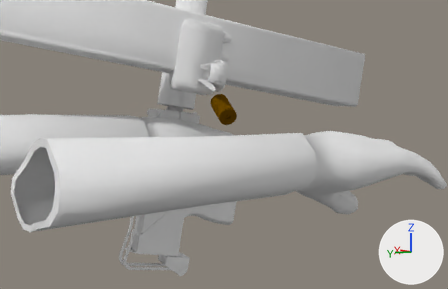
An edit to the Blender file Joshua-Boo-Boos DMD Combat Mod/Mac-10 Backup.blend, drawn before and after from the same camera.
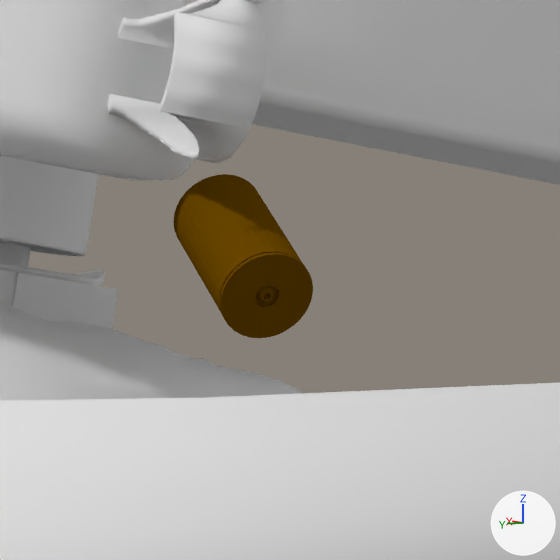
Old and new are each drawn from a 50 mm camera at (-6.87, 4.53, -0.04) aimed at (4.79, -3.18, -1.32) and again close up on the part from 40% to 63% of the width and 21% to 58% of the height. The lights are fixed; the arrows at lower right show +X, +Y and +Z.

Objects in the first close-up: 'Bolt', 'Bullet', 'Charging Handle', 'Hands.001', 'Mac-10', 'Magazine'.
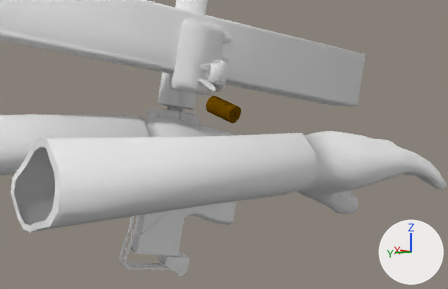
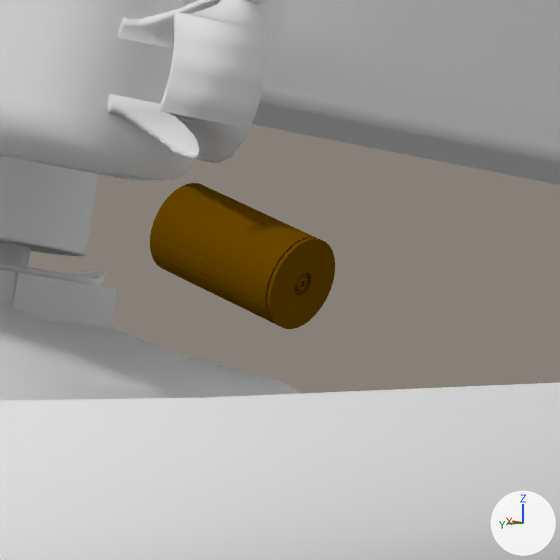
Commit message: I updated the Mac-10.

What the commit changed:
Object 'Bullet' (ob_bullet) turns from (-67, -60, -24) to (-6.1, -31, -18) degrees about x, y and z.

Boxes (x1, y1, x2, y2) around the edits, measured in the close-ups (560 x 560 px):
'Bullet', turned: before (173, 174, 313, 338); after (150, 183, 335, 329)
